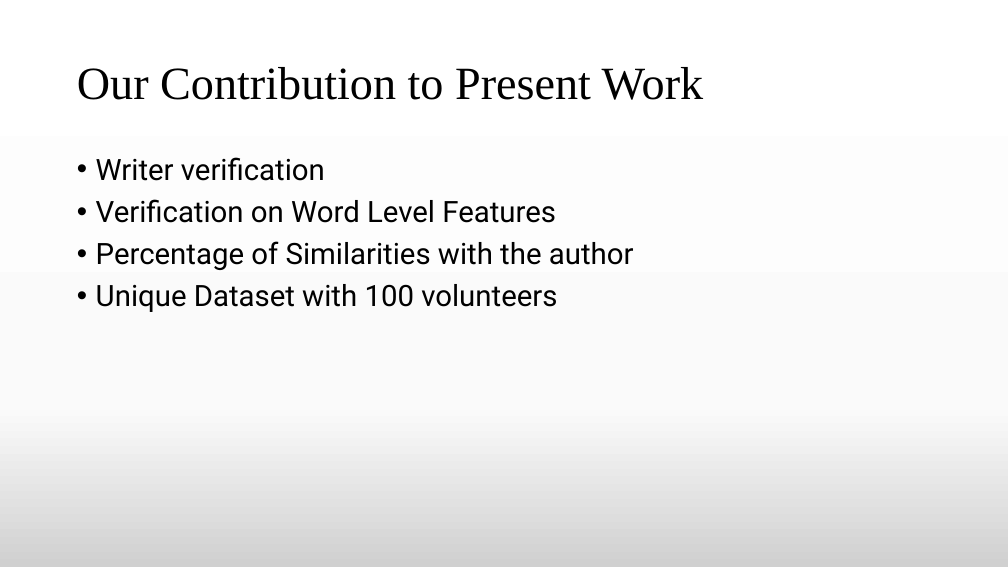
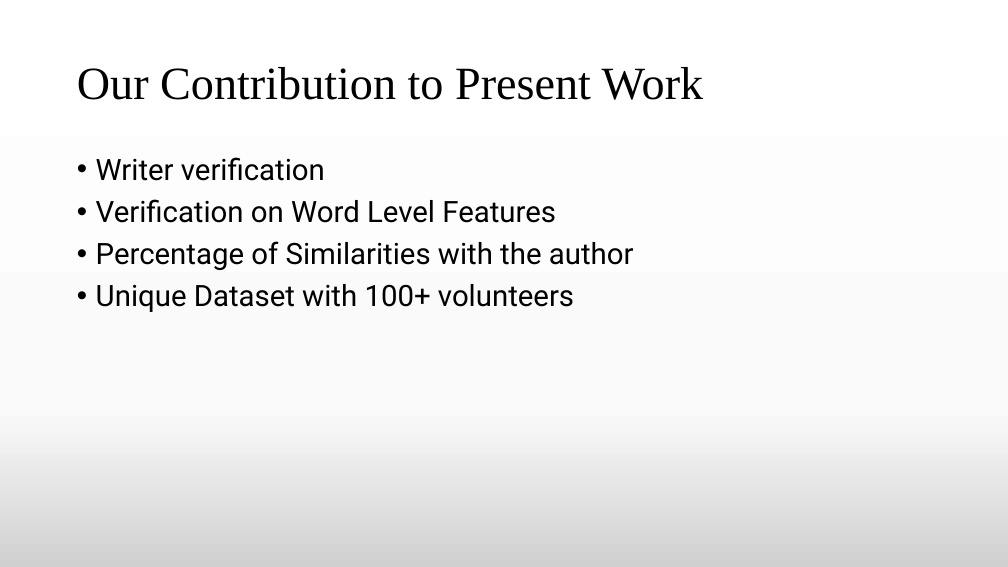
Before and after one commit to TheAnonymousMan/local-language-recognition-gcelt-class-2021, a slide deck: slide 10 of Documentation/4th Year Project Presentation.pptx. Drawn at 1008x567 pixels with LibreOffice and Linux fonts; fonts in the diff are those of the drawing. Boxes give left, top, right and bottom in pixels: in the first picture for what was removed or moved away, otherwise in the second. Text is boxed around its words. In the diff, an @@ line names an element or a change of style, - is before the commit and + after.

```diff
--- a/Documentation/4th Year Project Presentation.pptx
+++ b/Documentation/4th Year Project Presentation.pptx
@@ text at (96,284,574,312): text changed @@
-• Unique Dataset with 100 volunteers
+• Unique Dataset with 100+ volunteers
```
Also in this commit, not shown: 3 other slides changed, 5 other files.
